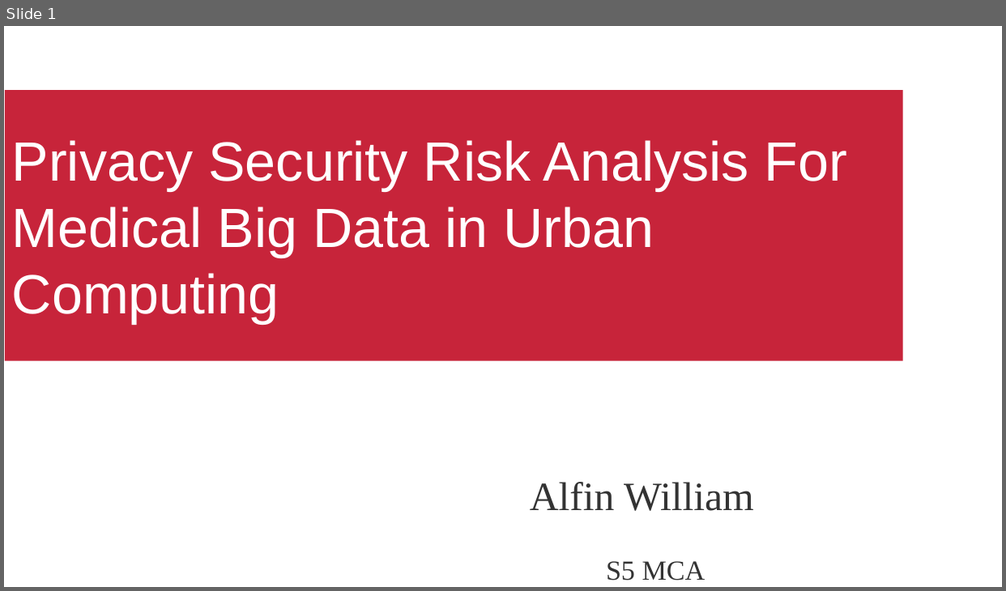
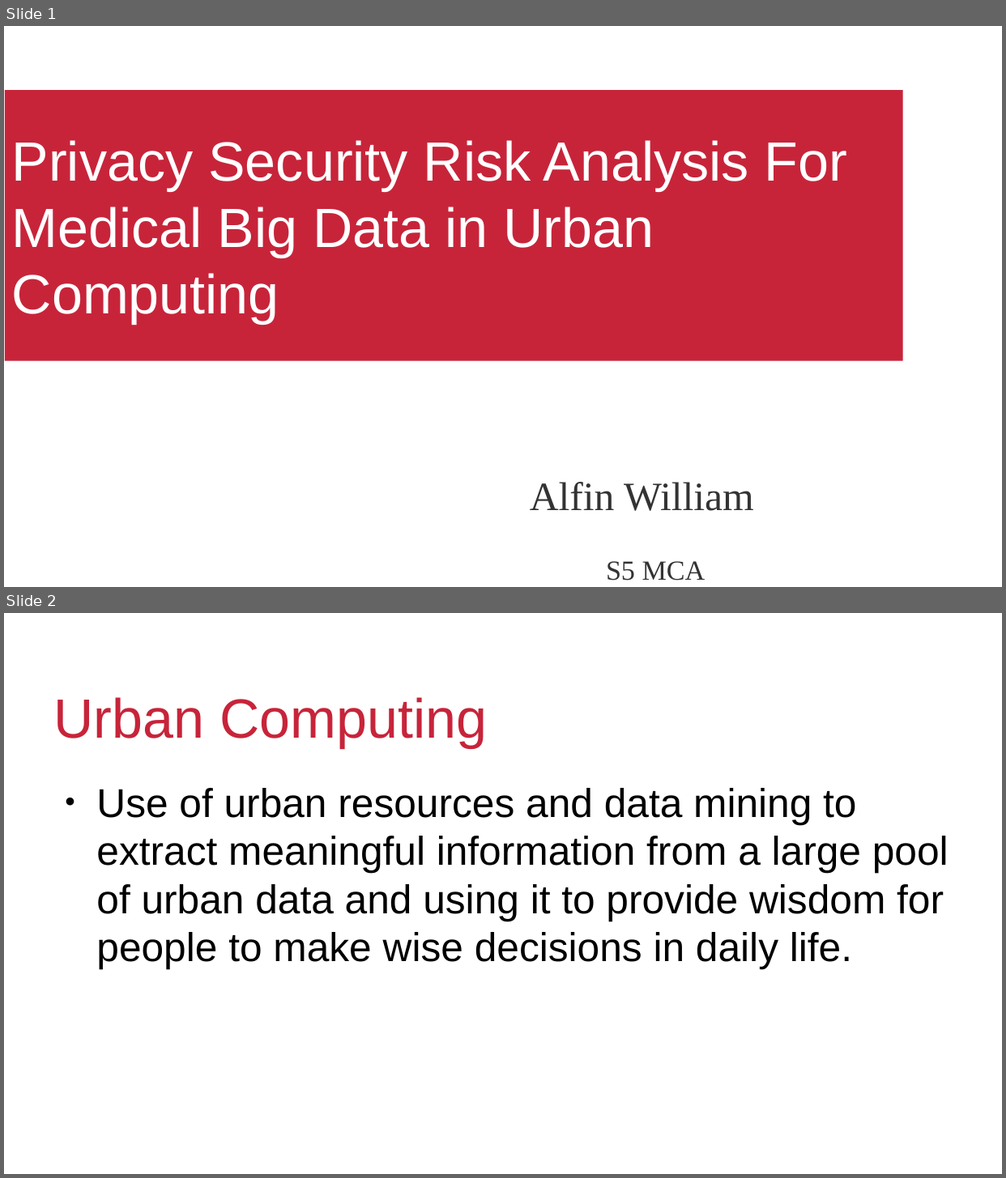
Before and after one commit to alfinwilliam/S5MCA_Seminar_Report, a slide deck: seminar.odp. Shown one above the other, each under a label of ours: slide 1 before the commit, slides 1 and 2 after it. The pictures are 1006x591 and 1006x1178 pixels, drawn with LibreOffice and Linux fonts; fonts in the diff are those of the drawing; background and template pictures are left out. Boxes give left, top, right and bottom in pixels: in the first picture for what was removed or moved away, otherwise in the second. Text is boxed around its words. In the diff, an @@ line names an element or a change of style, - is before the commit and + after.

```diff
--- a/seminar.odp
+++ b/seminar.odp
@@ slide 2 added at bbox=[4, 613, 1002, 1174], background #FFFFFF @@
@@ title added at bbox=[54, 697, 487, 747], 44 pt, text #C7243A @@
+Urban Computing
@@ text added at bbox=[96, 788, 948, 969], 32 pt, text #000000 @@
+● Use of urban resources and data mining to extract meaningful information from a large pool of urban data and using it to provide wisdom for people to make wise decisions in daily life.
@@ text added at bbox=[175, 1148, 408, 1174], 14 pt, text #FFFFFF @@
+<date/time>
@@ text added at bbox=[423, 1148, 739, 1174], 14 pt, text #FFFFFF @@
+<footer>
@@ page number added at bbox=[763, 1148, 995, 1174], 14 pt, text #FFFFFF @@
+2
```
Also in this commit, not shown: 7 other slides added, 4 slides removed.
